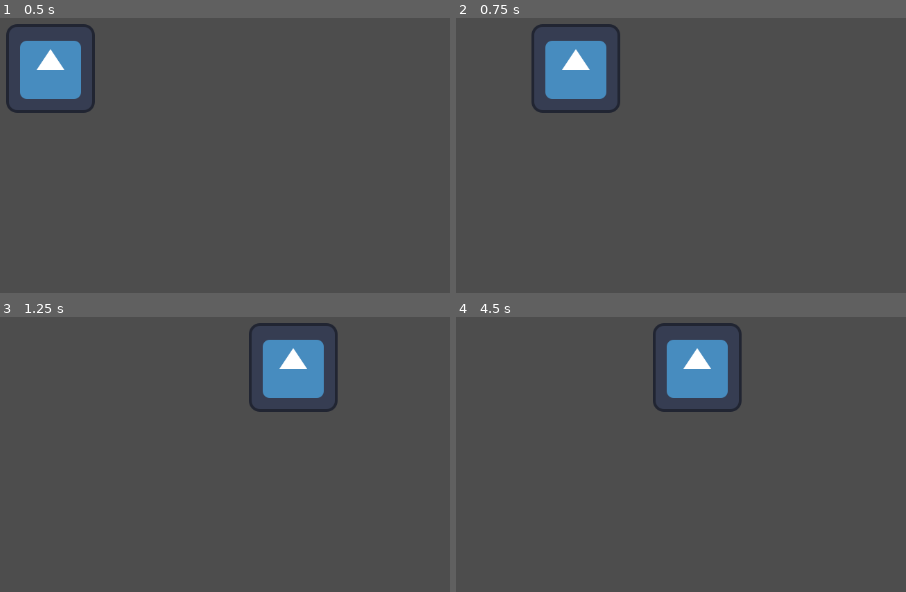
Above: before the commit, frames 1-4 (two rows, left to right).
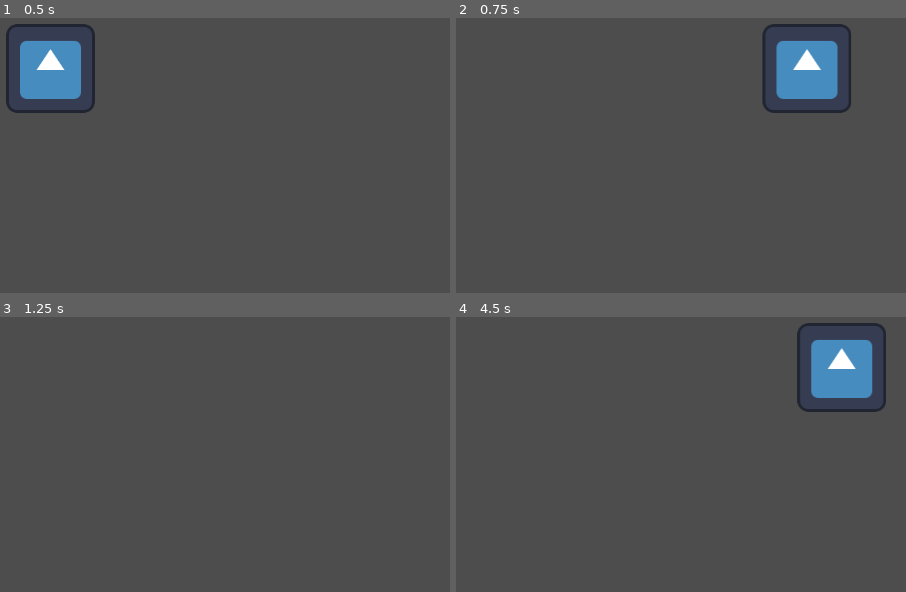
Above: after the commit, the same moments.

Repository: Boushitou/Q3_Nil_Survivor
Game: Godot game, scene res://main_game.tscn
The game is run twice, just before and just after one commit, with the same random seed, the same clock (stepped at 60 frames per second) and the same inputs. The engine's default icon, where the game draws it, is replaced by a stand-in: a white triangle on a blue panel in a dark square.
Inputs:
- Up to frame 1 (0.5 s): no input
- Up to frame 2 (0.75 s): tap Enter at 0.5 s; hold D (move_right) from 0.53 s (still down); tap Space (dash, bound only after the commit) at 0.6 s
- Up to frame 3 (1.25 s): keep holding D (move_right)
- Up to frame 4 (4.5 s): release D (move_right) at 1.28 s; hold S (move_down) 1.28-2.03 s; tap Space (dash, bound only after the commit) at 1.35, 2.1, 2.85, 3.5, 3.6, 4.35 s; hold D (move_right) 2.03-2.78 s; hold W (move_up) 2.78-3.53 s; hold Q (move_left) from 3.53 s (still down)

Frame 1 is identical in both runs. In frame 2, 7.4% of the frame differs, in the area x 16-88%, y 2-35%; in frame 3, 3.6%; in frame 4, 7.4%.

Commit message:
Added a basic player movement with dash

Diff:
--- a/PlayerMovement.gd
+++ /dev/null
@@ -1,12 +0,0 @@
-extends Node2D
-
-
-@export var speed = 20.0
-const DASH_FORCE = 400
-var movement = Vector2(0, 0)
-
-func _process(delta):
-	position += movement * delta
-
-func move(direction):
-	movement = direction * speed
--- a/PlayerController.gd
+++ b/Scripts/PlayerController.gd
@@ -3,16 +3,21 @@
 var player_movement
 var direction = Vector2(0, 0)
 
+
 # Called when the node enters the scene tree for the first time.
 func _ready():
 	player_movement = get_node("Player")
+
 
 # Called every frame. 'delta' is the elapsed time since the previous frame.
 func _process(delta):
 	handle_inputs()
 
+
 func handle_inputs():
 	movement_input()
+	dash_input()
+
 
 func movement_input():
 	if Input.is_action_pressed("move_left"):
@@ -34,5 +39,11 @@
 
 	apply_direction()
 
+
 func apply_direction():
-	player_movement.move(direction)
+	player_movement.initiate_move(direction)
+
+
+func dash_input():
+	if Input.is_action_just_pressed("dash"):
+		player_movement.initiate_dash(direction)
--- /dev/null
+++ b/Scripts/PlayerMovement.gd
@@ -0,0 +1,60 @@
+extends Node2D
+
+enum Movement_State {IDLE, MOVING, DASHING}
+
+@export var speed : float
+
+const DASH_FORCE = 3000
+var dash_duration = 0.2
+var dash_cooldown = 3.0
+var dash_timer = 0.0
+var cooldown_timer = 0.0
+var dash_direction = Vector2(0, 0)
+
+var movement = Vector2(0, 0)
+var state : Movement_State = Movement_State.IDLE
+
+
+func _process(delta):
+	move(delta)
+	dashing(delta)
+	#print(state)
+
+
+func initiate_move(direction):
+	if direction != Vector2():
+		dash_direction = direction
+
+	if state != Movement_State.DASHING:
+		movement = direction * speed
+
+		if movement == Vector2():
+			state = Movement_State.IDLE
+		else:
+			state = Movement_State.MOVING
+
+
+
+func move(delta):
+	if state == Movement_State.MOVING:
+		position += movement * delta
+
+func initiate_dash(direction):
+	if cooldown_timer <= 0 && state != Movement_State.DASHING:
+		state = Movement_State.DASHING
+		dash_timer = dash_duration
+		movement = dash_direction * DASH_FORCE
+
+
+func dashing(delta):
+	if state == Movement_State.DASHING:
+		position += movement * delta
+
+		dash_timer -= delta
+
+		if dash_timer <= 0:
+			state = Movement_State.IDLE
+			cooldown_timer = dash_cooldown
+
+	if dash_cooldown > 0:
+		cooldown_timer -= delta
--- a/main_game.tscn
+++ b/main_game.tscn
@@ -1,7 +1,7 @@
 [gd_scene load_steps=5 format=3 uid="uid://d0jg0mtojp1l8"]
 
-[ext_resource type="Script" path="res://PlayerMovement.gd" id="1_opi1k"]
-[ext_resource type="Script" path="res://PlayerController.gd" id="2_xjtl8"]
+[ext_resource type="Script" path="res://Scripts/PlayerMovement.gd" id="1_opi1k"]
+[ext_resource type="Script" path="res://Scripts/PlayerController.gd" id="2_xjtl8"]
 [ext_resource type="Texture2D" uid="uid://dsy5yqymj4lbq" path="res://icon.svg" id="3_qyfac"]
 
 [sub_resource type="RectangleShape2D" id="RectangleShape2D_rexpl"]
--- a/project.godot
+++ b/project.godot
@@ -45,3 +45,8 @@
 , Object(InputEventJoypadButton,"resource_local_to_scene":false,"resource_name":"","device":-1,"button_index":12,"pressure":0.0,"pressed":false,"script":null)
 ]
 }
+dash={
+"deadzone": 0.5,
+"events": [Object(InputEventKey,"resource_local_to_scene":false,"resource_name":"","device":-1,"window_id":0,"alt_pressed":false,"shift_pressed":false,"ctrl_pressed":false,"meta_pressed":false,"pressed":false,"keycode":0,"physical_keycode":32,"key_label":0,"unicode":32,"echo":false,"script":null)
+]
+}
